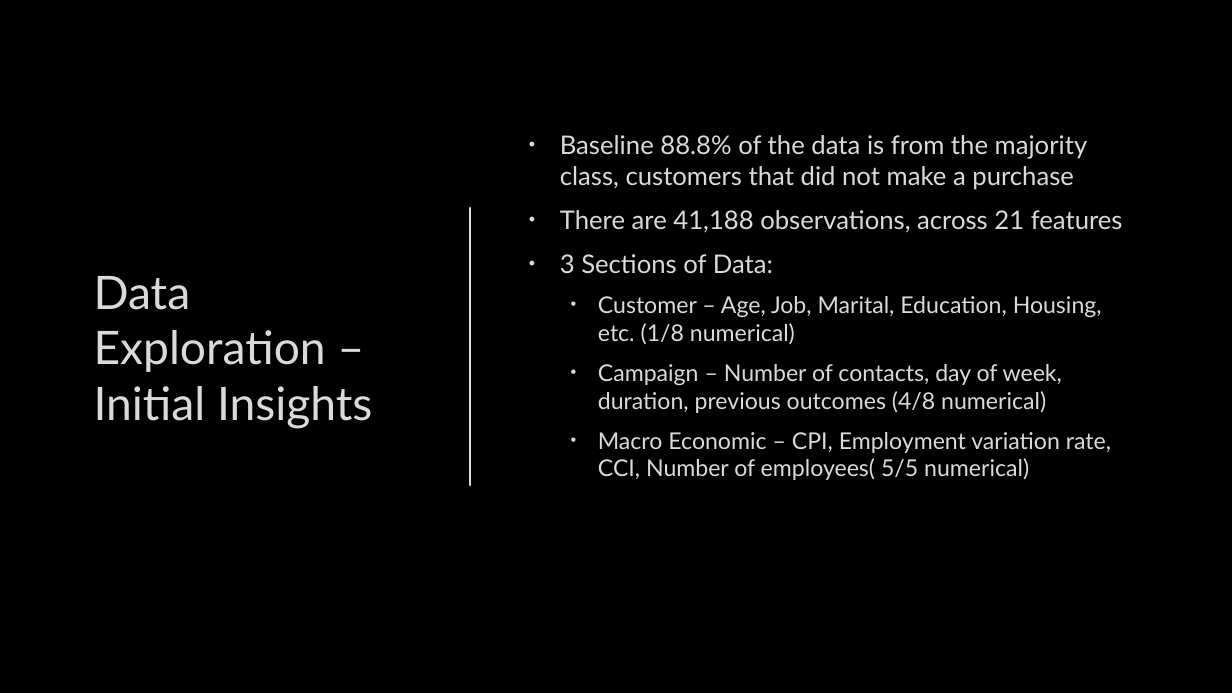
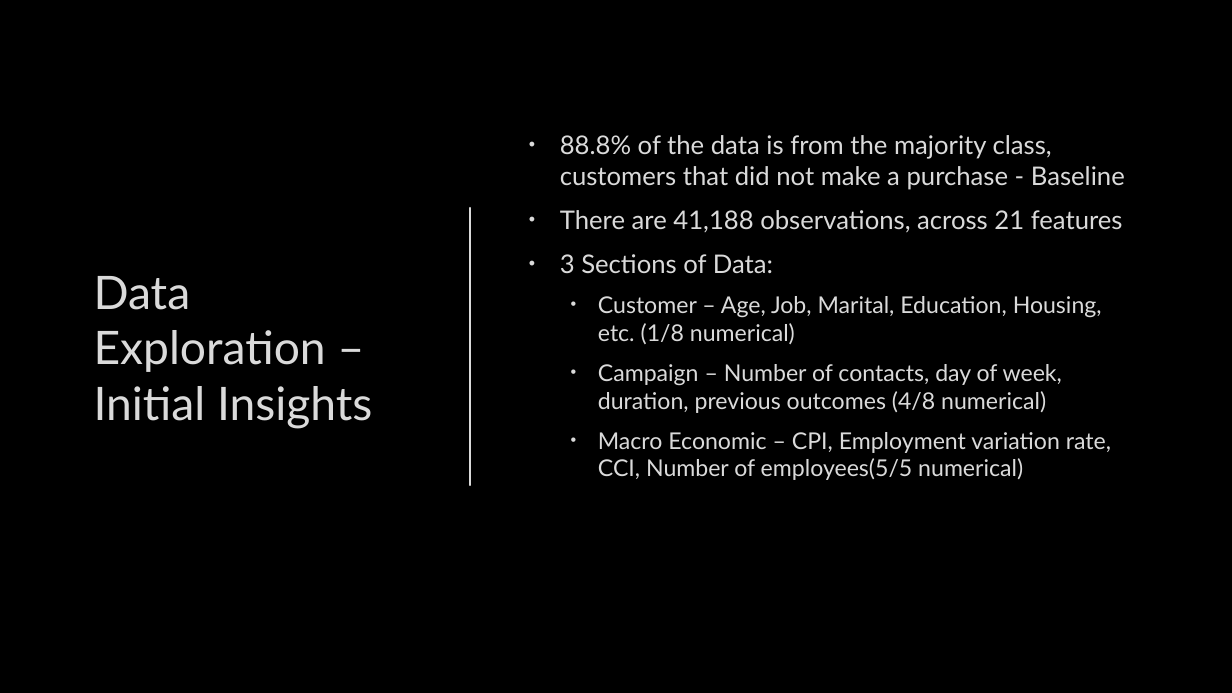
Before and after one commit to zinrion/Thinkful-Projects, a slide deck: slide 3 of Bank Marketing.pptx. Drawn at 1232x693 pixels with LibreOffice and Linux fonts; fonts in the diff are those of the drawing; background and template pictures are left out. Boxes give left, top, right and bottom in pixels: in the first picture for what was removed or moved away, otherwise in the second. Text is boxed around its words. In the diff, an @@ line names an element or a change of style, - is before the commit and + after.

```diff
--- a/Bank Marketing.pptx
+++ b/Bank Marketing.pptx
@@ text at box(560, 135, 1125, 190): text changed @@
-• Baseline 88.8% of the data is from the majority class, customers that did not make a purchase
+• 88.8% of the data is from the majority class, customers that did not make a purchase - Baseline
@@ text at box(598, 432, 1111, 480): spaces changed @@
-  • Macro Economic – CPI, Employment variation rate, CCI, Number of employees( 5/5 numerical)
+  • Macro Economic – CPI, Employment variation rate, CCI, Number of employees(5/5 numerical)
```
Also in this commit, not shown: 16 other slides changed, 5 slides added.
